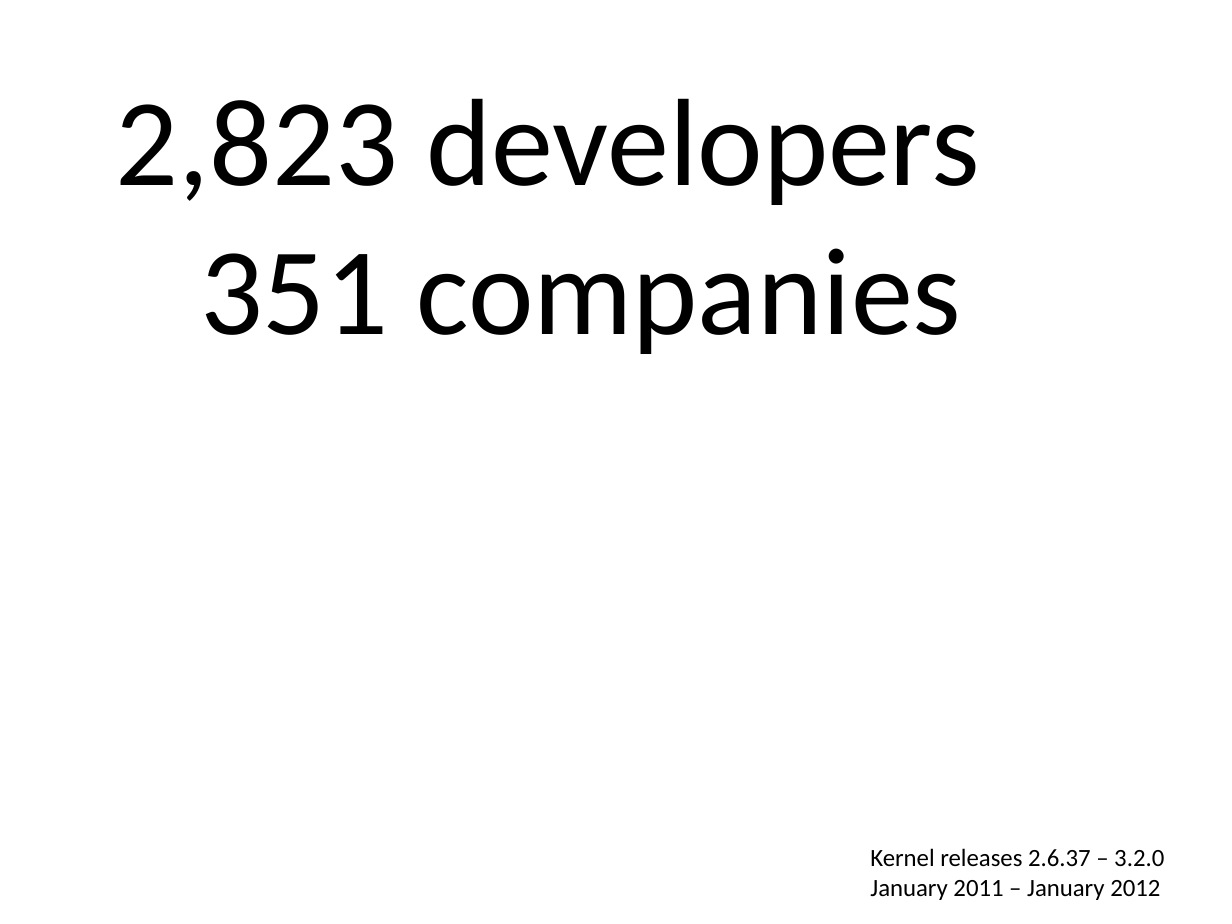
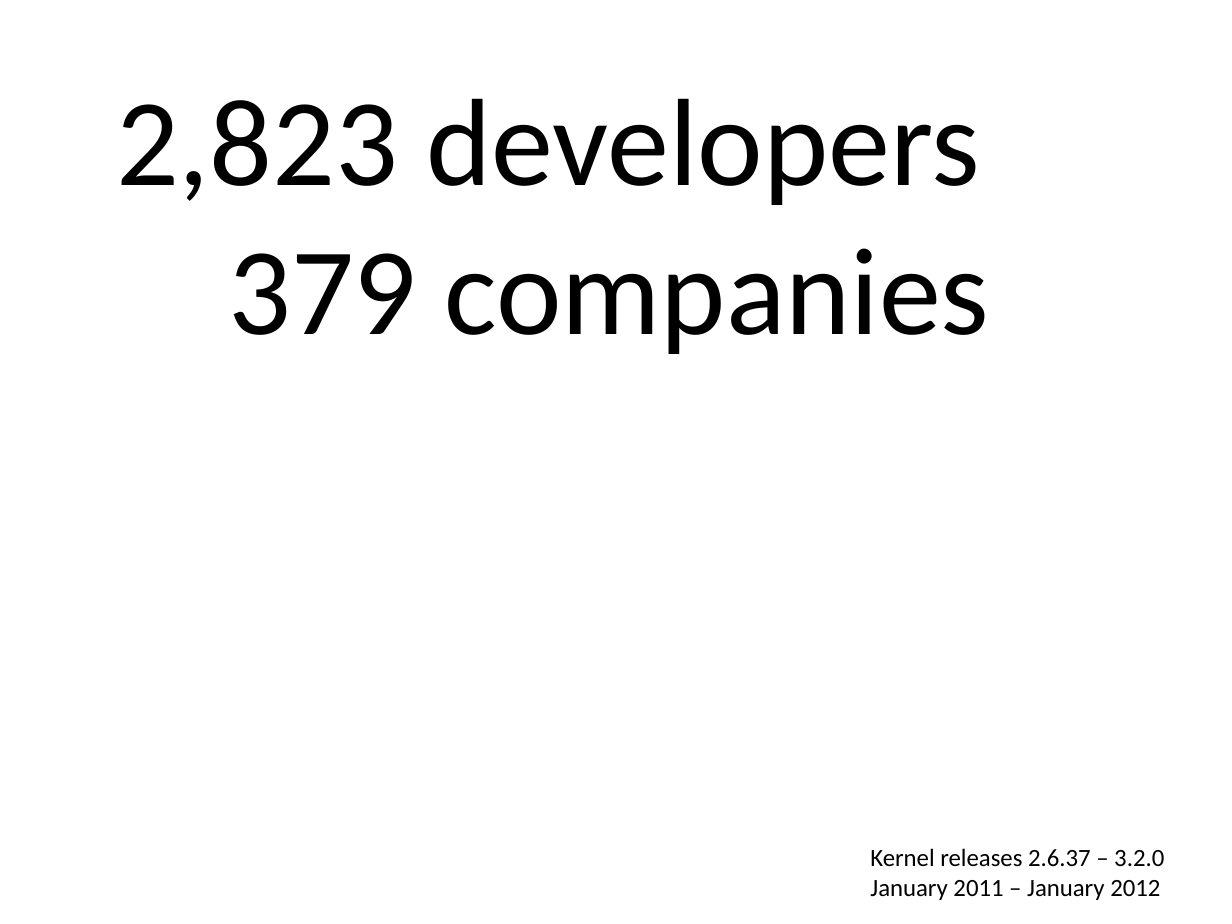
Before and after one commit to gregkh/kernel-development, a slide deck: slide 3 of kernel-development.odp. Drawn at 1232x924 pixels with LibreOffice and Linux fonts; fonts in the diff are those of the drawing. Boxes give left, top, right and bottom in pixels: in the first picture for what was removed or moved away, otherwise in the second. Text is boxed around its words. In the diff, an @@ line names an element or a change of style, - is before the commit and + after.

```diff
--- a/kernel-development.odp
+++ b/kernel-development.odp
@@ text at [228, 248, 990, 354]: text changed @@
-351 companies
+379 companies
```
Also in this commit, not shown: 10 other slides changed, 1 slide added, 1 slide removed, 1 other file.
